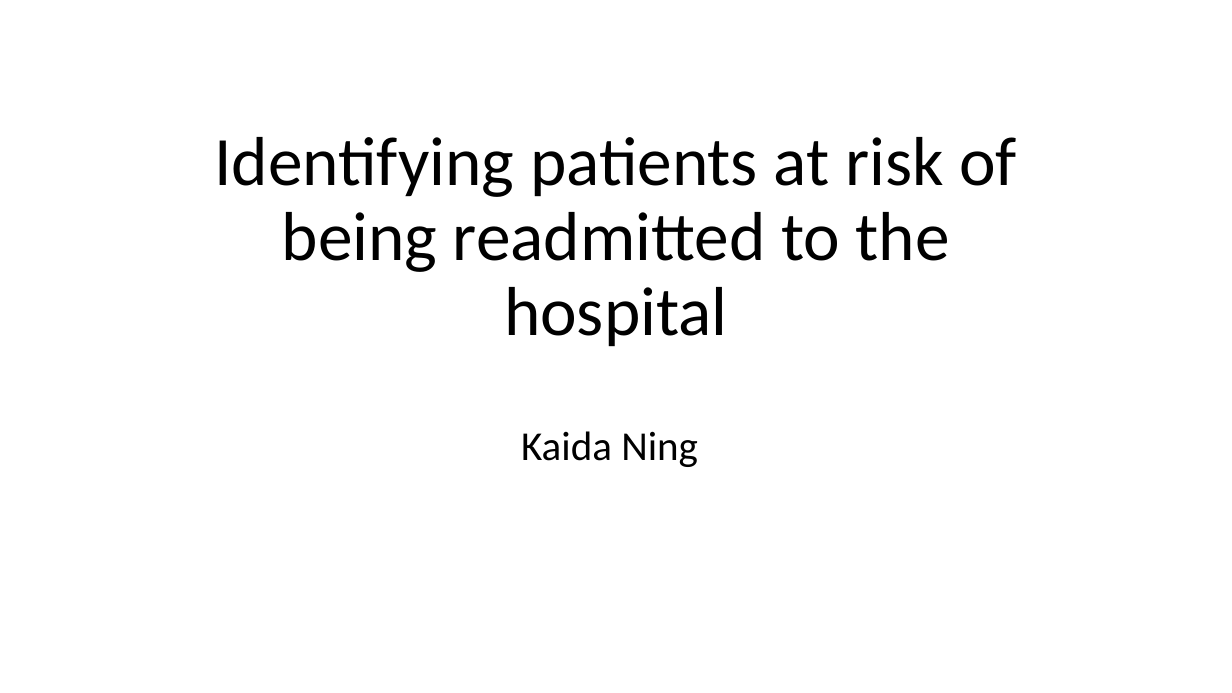
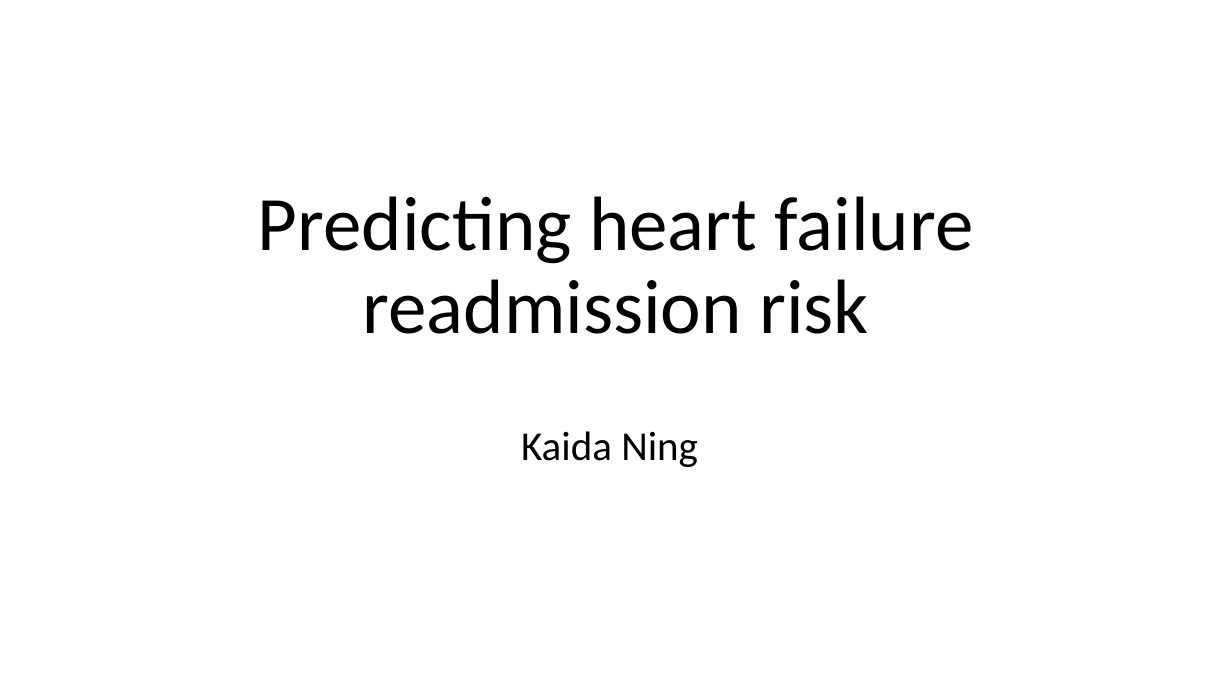
Before and after one commit to kaidaning/Kaida_Holmusk_task, a slide deck: slide 1 of Presentation_KaidaNing.pptx. Drawn at 1232x693 pixels with LibreOffice and Linux fonts; fonts in the diff are those of the drawing. Boxes give left, top, right and bottom in pixels: in the first picture for what was removed or moved away, otherwise in the second. Text is boxed around its words. In the diff, an @@ line names an element or a change of style, - is before the commit and + after.

```diff
--- a/Presentation_KaidaNing.pptx
+++ b/Presentation_KaidaNing.pptx
@@ title at (258, 196, 974, 334): text changed; size 54 to 60 pt @@
-Identifying patients at risk of being readmitted to the hospital
+Predicting heart failure readmission risk
```
Also in this commit, not shown: 9 other slides changed.
